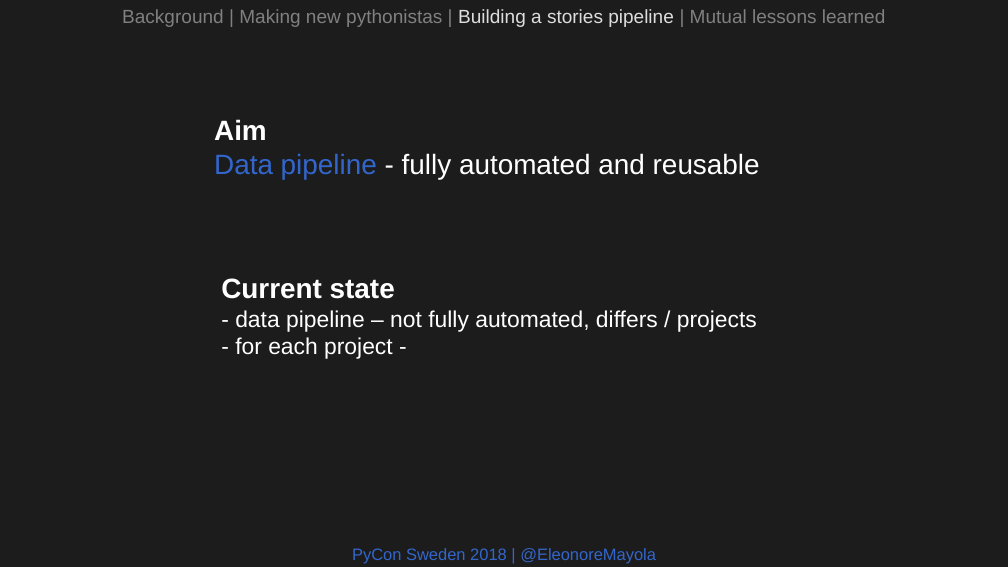
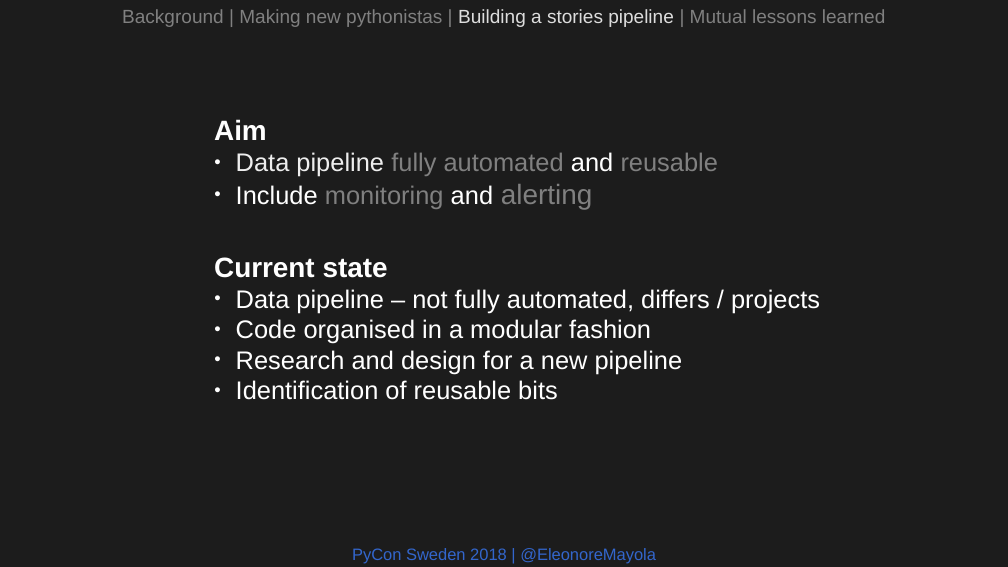
Before and after one commit to Eleonore9/-pyconse18, a slide deck: slide 15 of pyconse2018.odp. Drawn at 1008x567 pixels with LibreOffice and Linux fonts; fonts in the diff are those of the drawing. Boxes give left, top, right and bottom in pixels: in the first picture for what was removed or moved away, otherwise in the second. Text is boxed around its words. In the diff, an @@ line names an element or a change of style, - is before the commit and + after.

Commit message:
data pipeline slides

```diff
--- a/pyconse2018.odp
+++ b/pyconse2018.odp
@@ text at (236,152,718,210): text changed; size 22 to 20 pt; text colour #FFFFFF to #808080 @@
-Data pipeline - fully automated and reusable
+● Data pipeline fully automated and reusable
+● Include monitoring and alerting
@@ text "Current state": place and size @@
-text "Current state" at (221,278,757,359)
+text "Current state" at (214,257,820,400)
@@ text at (236,289,820,400): text changed; size 18 to 20 pt @@
-- data pipeline – not fully automated, differs / projects
-- for each project -
+● Data pipeline – not fully automated, differs / projects
+● Code organised in a modular fashion
+● Research and design for a new pipeline
+● Identification of reusable bits
```
Also in this commit, not shown: 1 other slide changed.
